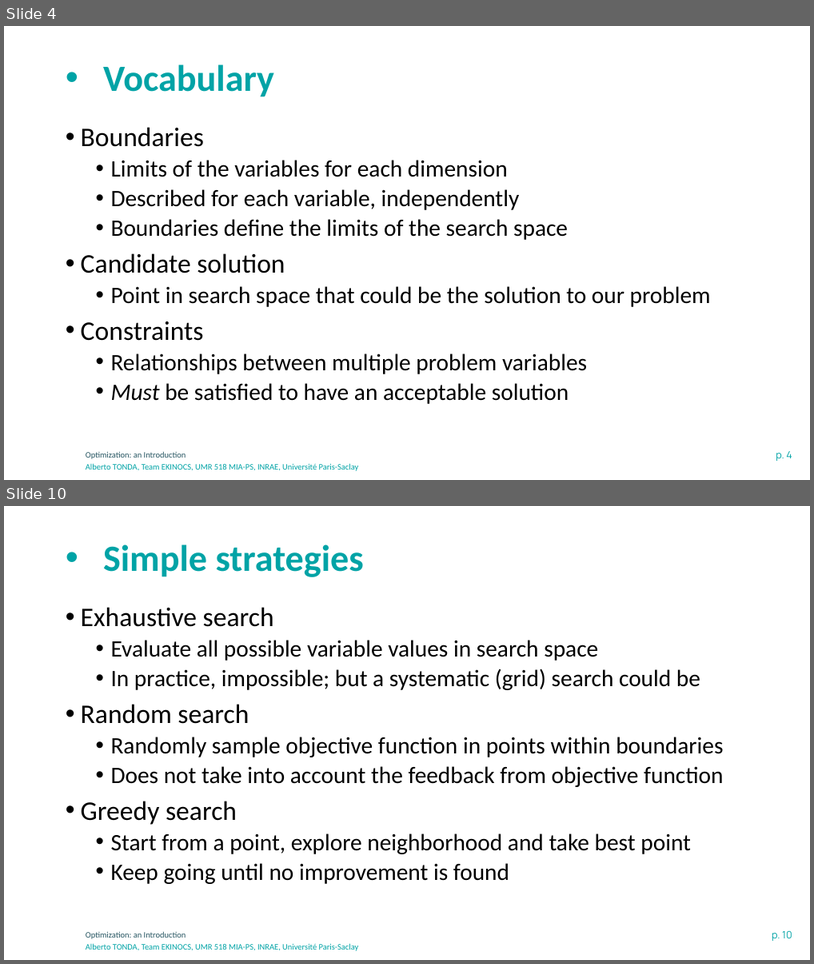
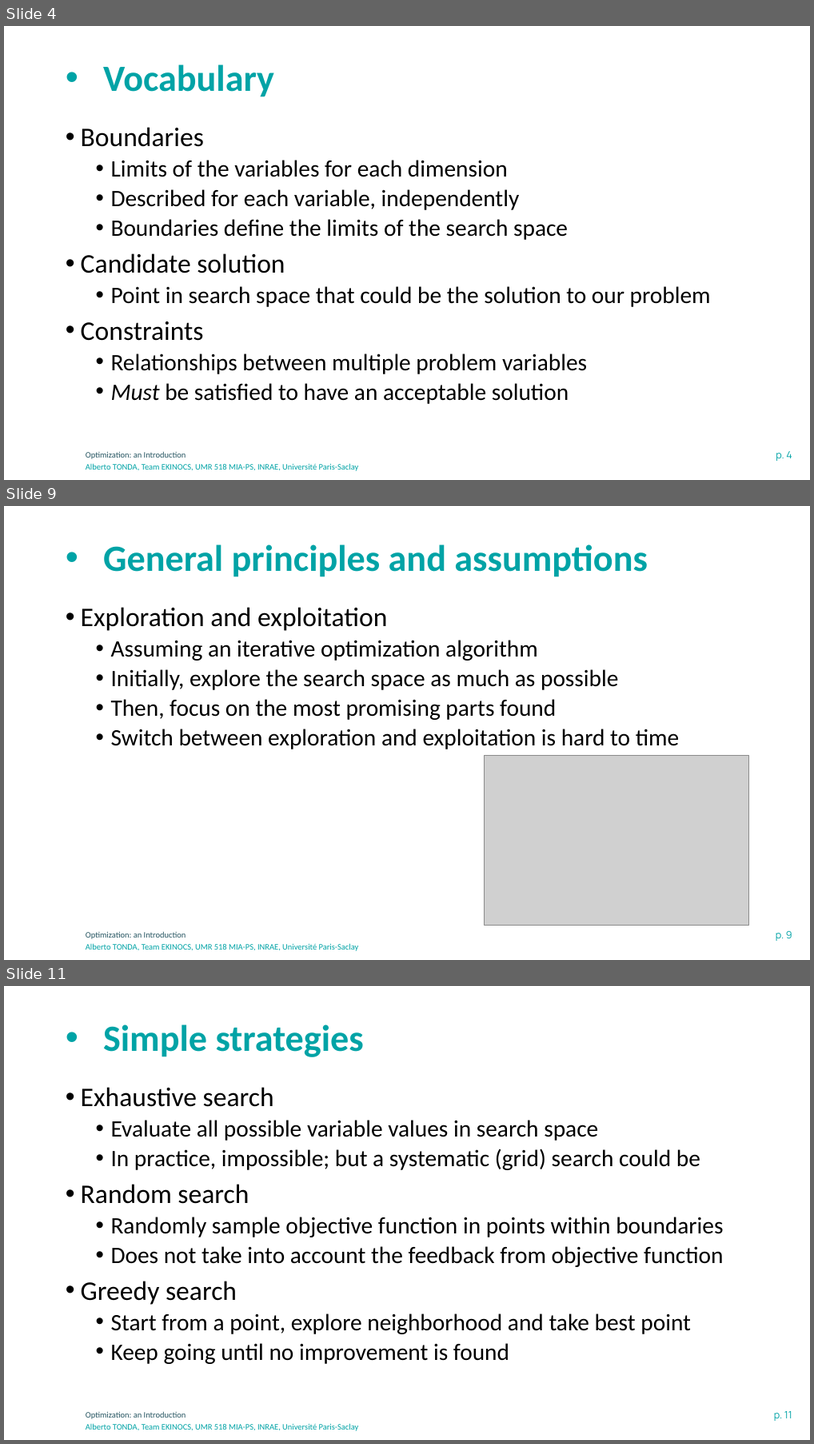
Before and after one commit to albertotonda/teaching, a slide deck: optimization-methods-for-artificial-intelligence/optimization-introduction.pptx. Shown one above the other, each under a label of ours: slides 4 and 10 before the commit, slides 4, 9 and 11 after it; the slides between them are not shown. The pictures are 814x964 and 814x1444 pixels, drawn with LibreOffice and Linux fonts; fonts in the diff are those of the drawing; grey boxes stand for pictures; background and template pictures are left out. Boxes give left, top, right and bottom in pixels: in the first picture for what was removed or moved away, otherwise in the second. Text is boxed around its words. In the diff, an @@ line names an element or a change of style, - is before the commit and + after.

```diff
--- a/optimization-methods-for-artificial-intelligence/optimization-introduction.pptx
+++ b/optimization-methods-for-artificial-intelligence/optimization-introduction.pptx
@@ slide 9 added at (4, 506, 810, 960), background #FFFFFF; not listed: 3 template elements that a slide beside it also shows @@
@@ title added at (103, 544, 647, 577), 44 pt, text #00A3A6, bold @@
+• General principles and assumptions
@@ text added at (81, 607, 679, 749), 28 pt, text #000000 @@
+• Exploration and exploitation
+  • Assuming an iterative optimization algorithm
+  • Initially, explore the search space as much as possible
+  • Then, focus on the most promising parts found
+  • Switch between exploration and exploitation is hard to time
@@ picture added at (485, 755, 750, 924) @@
@@ what was slide 10 is now slide 11 @@
@@ page number at (774, 1411, 793, 1420): text changed @@
-p. 10
+p. 11
```
Also in this commit, not shown: 7 slides changed, 4 other files.
